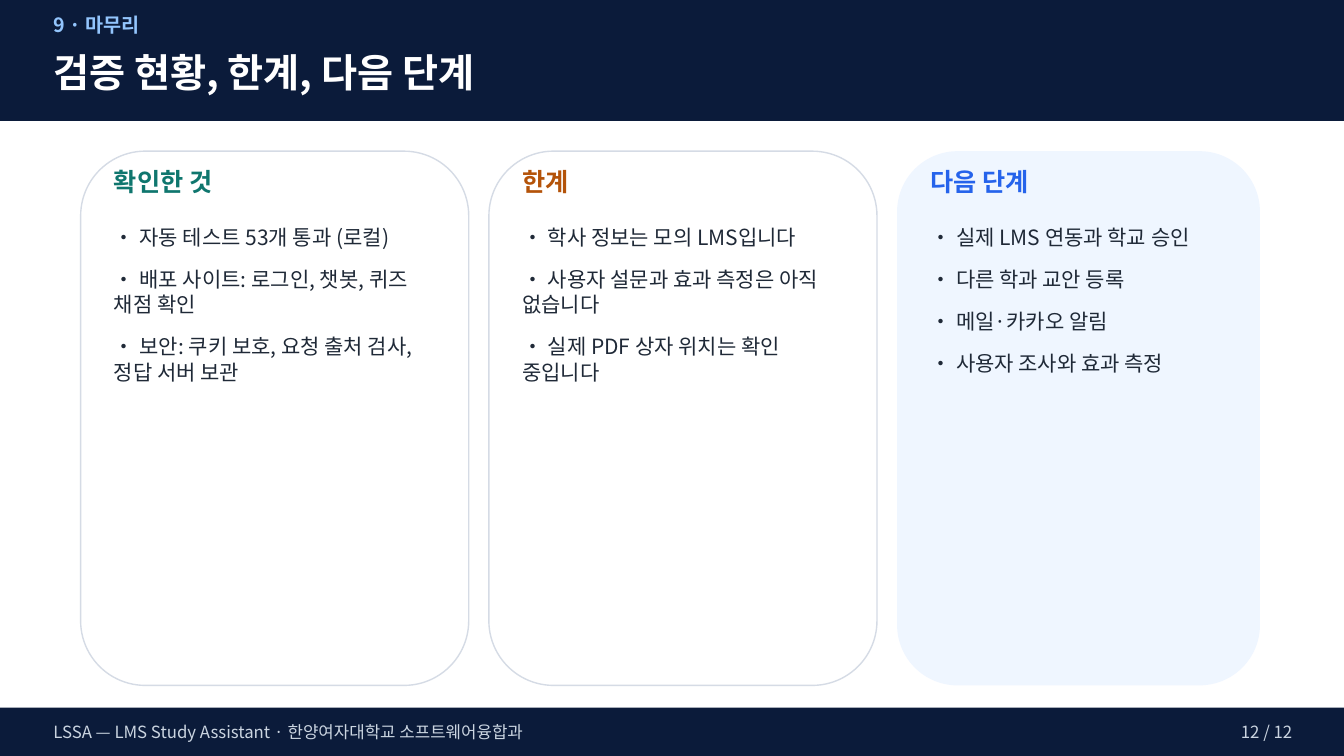
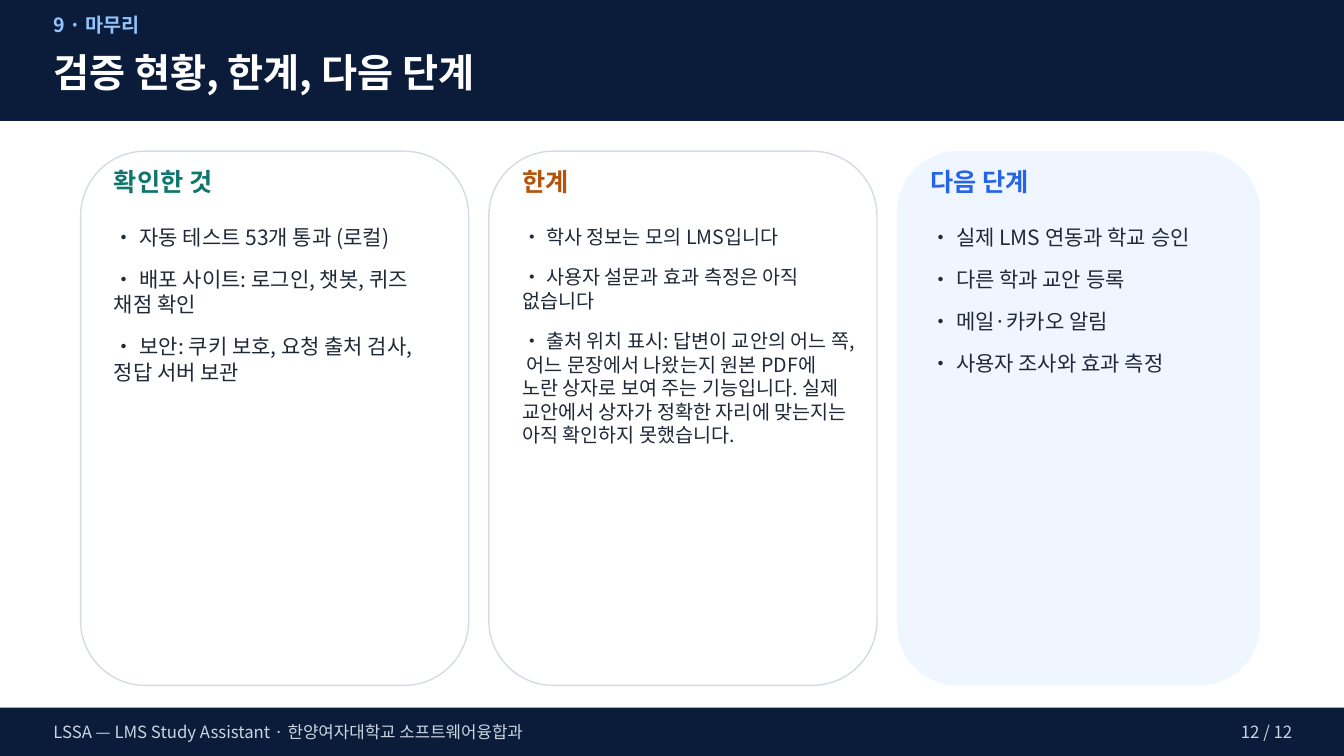
Before and after one commit to arlen-up/Study_assistance, a slide deck: slide 12 of docs/발표자료/최종/LSSA_심사_최종.pptx. Drawn at 1344x756 pixels with LibreOffice and Linux fonts; fonts in the diff are those of the drawing. Boxes give left, top, right and bottom in pixels: in the first picture for what was removed or moved away, otherwise in the second. Text is boxed around its words. In the diff, an @@ line names an element or a change of style, - is before the commit and + after.

```diff
--- a/docs/발표자료/최종/LSSA_심사_최종.pptx
+++ b/docs/발표자료/최종/LSSA_심사_최종.pptx
@@ text at [522,227,799,310]: size 15 to 14 pt in "• 학사 정보는 모의 LMS입니다", "• 사용자 설문과 효과 측정은 아직 없습니다" @@
@@ text at [522,331,855,444]: text changed; size 15 to 14 pt @@
-• 실제 PDF 상자 위치는 확인 중입니다
+• 출처 위치 표시: 답변이 교안의 어느 쪽, 어느 문장에서 나왔는지 원본 PDF에 노란 상자로 보여 주는 기능입니다. 실제 교안에서 상자가 정확한 자리에 맞는지는 아직 확인하지 못했습니다.
```
Also in this commit, not shown: 9 other slides changed, 2 other files.
